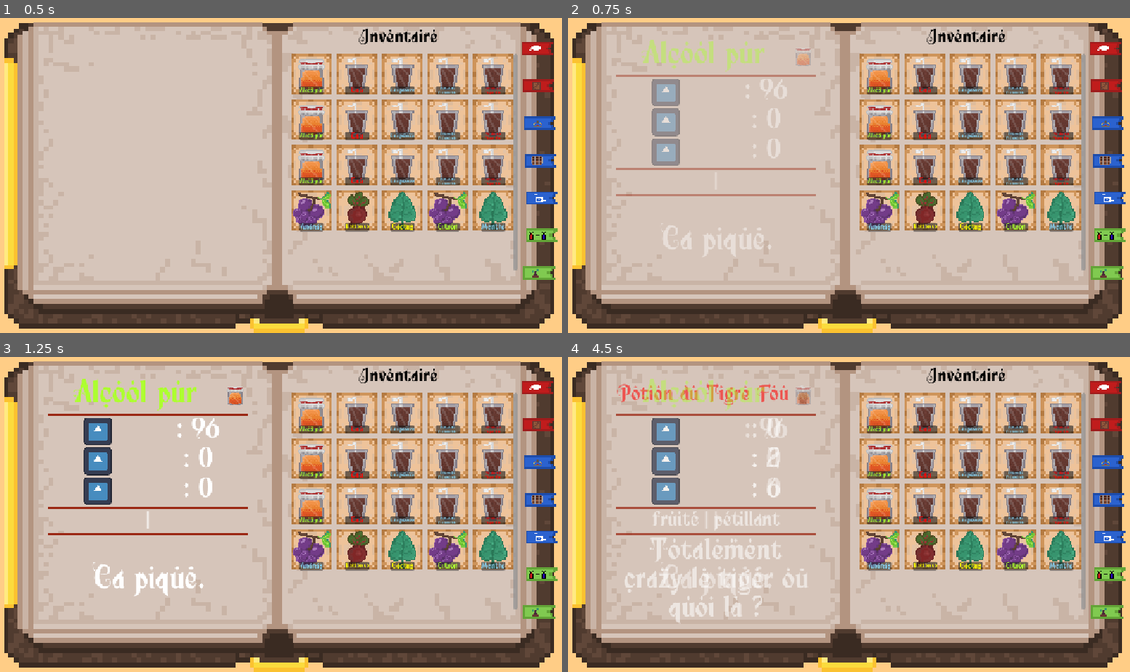
Above: before the commit, frames 1-4 (two rows, left to right).
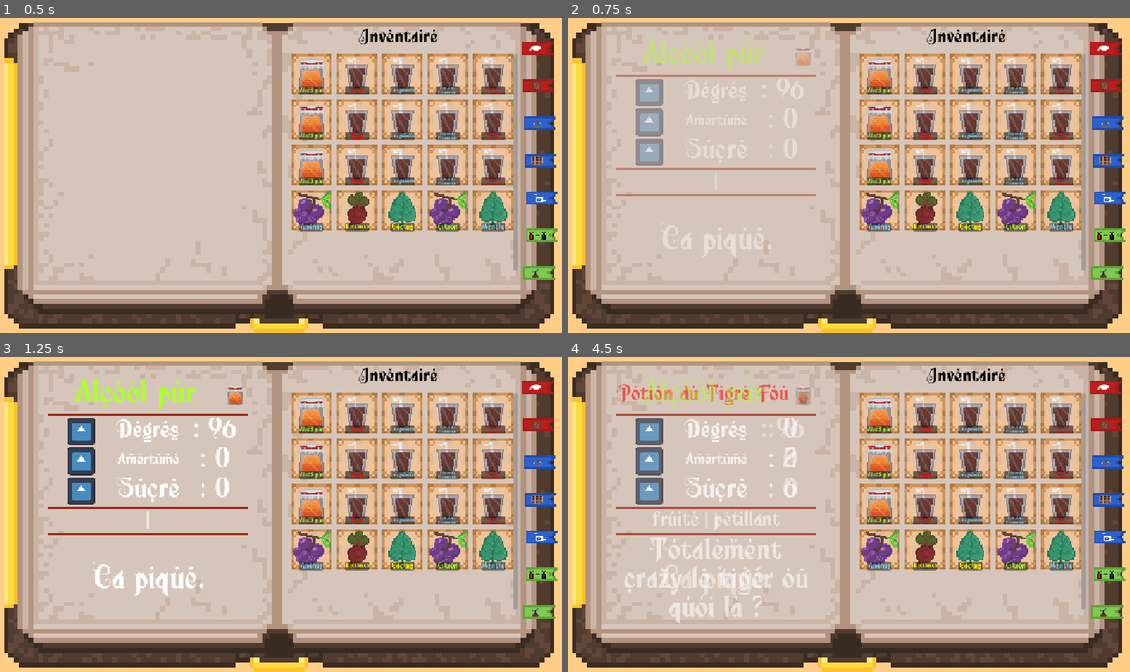
Above: after the commit, the same moments.

Repository: SeldonRubika/Jam-BeerStory
Game: Godot game, scene res://Scenes/MainStuff/main.tscn
The game is run twice, just before and just after one commit, with the same random seed, the same clock (stepped at 60 frames per second) and the same inputs. The engine's default icon, where the game draws it, is replaced by a stand-in: a white triangle on a blue panel in a dark square.
Inputs (mouse positions are in pixels of both pictures, inside the frame that each line leads up to):
- Up to frame 1 (0.5 s): no input
- Up to frame 2 (0.75 s): click (877, 74) at 0.5 s
- Up to frame 3 (1.25 s): no input
- Up to frame 4 (4.5 s): click (927, 413) at 1.25 s; click (972, 413) at 2 s; click (1017, 413) at 2.75 s; click (1062, 413) at 3.5 s; click (877, 457) at 4.25 s

Frame 1 is identical in both runs. In frame 2, 2.8% of the frame differs, in the area x 12-42%, y 19-47%; in frame 3, 3.2%, in the area x 12-43%, y 19-47%; in frame 4, 3.2%.

Commit message:
Updated Inventory focus/hover ui

Diff:
--- a/Scenes/drinks/drink_base.gd
+++ b/Scenes/drinks/drink_base.gd
@@ -4,12 +4,17 @@
 @export var degreesHover: AutoSizeRichTextLabel
 
 @export var degreesFocus: AutoSizeRichTextLabel
+@export var label: AutoSizeLabel
 
 func set_focus_ui():
 	super()
 	if resource.type == Global.IngredientsTypes.Liquid:
+		degreesFocus.get_parent().show()
 		degreesFocus.text =": "+str(resource.degrees)
 		focus_icon.texture = Global.GetDrinkTypeTexture(resource.types)
+	else:
+		degreesFocus.get_parent().hide()
+		label.do_resize_text()
 
 
 func set_hover_ui():
@@ -17,6 +22,10 @@
 	if resource.type == Global.IngredientsTypes.Liquid:
 		degreesHover.text =": "+str(resource.degrees)
 		hover_icon.texture = Global.GetDrinkTypeTexture(resource.types)
+		degreesHover.get_parent().show()
+	else:
+		degreesHover.get_parent().hide()
+
 
 func _on_pressed() -> void:
 	super()
--- a/Scenes/drinks/drink_base.tscn
+++ b/Scenes/drinks/drink_base.tscn
@@ -6,6 +6,7 @@
 [ext_resource type="Resource" uid="uid://bdmceqrdpnw21" path="res://Resources/Drinks/TestBeer.tres" id="2_q4sok"]
 [ext_resource type="Texture2D" uid="uid://cwvxvc8qi5f40" path="res://Assets/Slots/Slot_empty.png" id="3_j778k"]
 [ext_resource type="Texture2D" uid="uid://liaqpr81b5sa" path="res://icon.svg" id="4_v4xni"]
+[ext_resource type="Script" uid="uid://d11kfgsd6jgt" path="res://addons/AutoSizeText/ui/AutoSizeLabel.gd" id="7_3p54d"]
 
 [sub_resource type="StyleBoxFlat" id="StyleBoxFlat_454oq"]
 bg_color = Color(0, 0, 0, 0.5882353)
@@ -14,7 +15,7 @@
 color = Color(0.60784316, 0.16078432, 0.08235294, 1)
 thickness = 4
 
-[node name="DrinkBase" type="Button" unique_id=1564469009 node_paths=PackedStringArray("degreesHover", "degreesFocus", "name_label", "ingredient_icon", "hover", …(201 unchanged characters)…
+[node name="DrinkBase" type="Button" unique_id=1564469009 node_paths=PackedStringArray("degreesHover", "degreesFocus", "label", "name_label", "ingredient_icon", "hover", …(201 unchanged characters)…
 custom_minimum_size = Vector2(80, 80)
 custom_maximum_size = Vector2(128, 128)
 anchors_preset = -1
@@ -32,6 +33,7 @@
 script = ExtResource("1_k53du")
 degreesHover = NodePath("Hover/VBoxContainer/AllStatsHolder/StatContainer/Degrees")
 degreesFocus = NodePath("Focus/stuff/AllStatsHolder/StatContainer/Degrees")
+label = NodePath("Focus/stuff/AllStatsHolder/StatContainer2/Label")
 resource = ExtResource("2_q4sok")
 name_label = NodePath("Panel/NameLabel")
 ingredient_icon = NodePath("IngredientsIcon")
@@ -320,11 +322,11 @@
 layout_mode = 2
 size_flags_horizontal = 3
 size_flags_vertical = 3
-theme_override_font_sizes/normal_font_size = 7
-theme_override_font_sizes/bold_font_size = 7
-theme_override_font_sizes/bold_italics_font_size = 7
-theme_override_font_sizes/italics_font_size = 7
-theme_override_font_sizes/mono_font_size = 7
+theme_override_font_sizes/normal_font_size = 64
+theme_override_font_sizes/bold_font_size = 64
+theme_override_font_sizes/bold_italics_font_size = 64
+theme_override_font_sizes/italics_font_size = 64
+theme_override_font_sizes/mono_font_size = 64
 bbcode_enabled = true
 text = "[color=yellow]Classic Beer"
 scroll_active = false
@@ -362,15 +364,31 @@
 expand_mode = 3
 stretch_mode = 5
 
+[node name="Label" type="Label" parent="Focus/stuff/AllStatsHolder/StatContainer" unique_id=1467074853]
+layout_mode = 2
+size_flags_horizontal = 3
+size_flags_vertical = 3
+theme_override_font_sizes/font_size = 46
+text = "Degrés"
+horizontal_alignment = 1
+vertical_alignment = 1
+autowrap_mode = 3
+clip_text = true
+text_overrun_behavior = 3
+script = ExtResource("7_3p54d")
+min_font_size = 6
+max_font_size = 64
+metadata/_custom_type_script = "uid://d11kfgsd6jgt"
+
 [node name="Degrees" type="RichTextLabel" parent="Focus/stuff/AllStatsHolder/StatContainer" unique_id=734816695]
 layout_mode = 2
 size_flags_horizontal = 3
 size_flags_vertical = 3
-theme_override_font_sizes/normal_font_size = 7
-theme_override_font_sizes/bold_font_size = 7
-theme_override_font_sizes/bold_italics_font_size = 7
-theme_override_font_sizes/italics_font_size = 7
-theme_override_font_sizes/mono_font_size = 7
+theme_override_font_sizes/normal_font_size = 57
+theme_override_font_sizes/bold_font_size = 57
+theme_override_font_sizes/bold_italics_font_size = 57
+theme_override_font_sizes/italics_font_size = 57
+theme_override_font_sizes/mono_font_size = 57
 bbcode_enabled = true
 text = ": 5"
 scroll_active = false
@@ -392,15 +410,30 @@
 expand_mode = 3
 stretch_mode = 5
 
+[node name="Label" type="Label" parent="Focus/stuff/AllStatsHolder/StatContainer2" unique_id=1502436354]
+layout_mode = 2
+size_flags_horizontal = 3
+size_flags_vertical = 3
+theme_override_font_sizes/font_size = 32
+text = "Amertume"
+horizontal_alignment = 1
+vertical_alignment = 1
+clip_text = true
+text_overrun_behavior = 3
+script = ExtResource("7_3p54d")
+min_font_size = 6
+max_font_size = 31
+metadata/_custom_type_script = "uid://d11kfgsd6jgt"
+
 [node name="Bitterness" type="RichTextLabel" parent="Focus/stuff/AllStatsHolder/StatContainer2" unique_id=1604497310]
 layout_mode = 2
 size_flags_horizontal = 3
 size_flags_vertical = 3
-theme_override_font_sizes/normal_font_size = 7
-theme_override_font_sizes/bold_font_size = 7
-theme_override_font_sizes/bold_italics_font_size = 7
-theme_override_font_sizes/italics_font_size = 7
-theme_override_font_sizes/mono_font_size = 7
+theme_override_font_sizes/normal_font_size = 57
+theme_override_font_sizes/bold_font_size = 57
+theme_override_font_sizes/bold_italics_font_size = 57
+theme_override_font_sizes/italics_font_size = 57
+theme_override_font_sizes/mono_font_size = 57
 bbcode_enabled = true
 text = ": 5"
 scroll_active = false
@@ -422,15 +455,31 @@
 expand_mode = 3
 stretch_mode = 5
 
+[node name="Label" type="Label" parent="Focus/stuff/AllStatsHolder/StatContainer3" unique_id=387803818]
+layout_mode = 2
+size_flags_horizontal = 3
+size_flags_vertical = 3
+theme_override_font_sizes/font_size = 55
+text = "Sucre"
+horizontal_alignment = 1
+vertical_alignment = 1
+autowrap_mode = 3
+clip_text = true
+text_overrun_behavior = 3
+script = ExtResource("7_3p54d")
+min_font_size = 6
+max_font_size = 64
+metadata/_custom_type_script = "uid://d11kfgsd6jgt"
+
 [node name="Sweetness" type="RichTextLabel" parent="Focus/stuff/AllStatsHolder/StatContainer3" unique_id=1514405731]
 layout_mode = 2
 size_flags_horizontal = 3
 size_flags_vertical = 3
-theme_override_font_sizes/normal_font_size = 7
-theme_override_font_sizes/bold_font_size = 7
-theme_override_font_sizes/bold_italics_font_size = 7
-theme_override_font_sizes/italics_font_size = 7
-theme_override_font_sizes/mono_font_size = 7
+theme_override_font_sizes/normal_font_size = 57
+theme_override_font_sizes/bold_font_size = 57
+theme_override_font_sizes/bold_italics_font_size = 57
+theme_override_font_sizes/italics_font_size = 57
+theme_override_font_sizes/mono_font_size = 57
 bbcode_enabled = true
 text = ": 5"
 scroll_active = false
@@ -449,11 +498,11 @@
 custom_maximum_size = Vector2(-1, 40)
 layout_mode = 2
 size_flags_vertical = 3
-theme_override_font_sizes/normal_font_size = 7
-theme_override_font_sizes/bold_font_size = 7
-theme_override_font_sizes/bold_italics_font_size = 7
-theme_override_font_sizes/italics_font_size = 7
-theme_override_font_sizes/mono_font_size = 7
+theme_override_font_sizes/normal_font_size = 41
+theme_override_font_sizes/bold_font_size = 41
+theme_override_font_sizes/bold_italics_font_size = 41
+theme_override_font_sizes/italics_font_size = 41
+theme_override_font_sizes/mono_font_size = 41
 bbcode_enabled = true
 text = "|"
 scroll_active = false
@@ -471,11 +520,11 @@
 [node name="Description" type="RichTextLabel" parent="Focus/stuff" unique_id=1568982462]
 layout_mode = 2
 size_flags_vertical = 3
-theme_override_font_sizes/normal_font_size = 9
-theme_override_font_sizes/bold_font_size = 9
-theme_override_font_sizes/bold_italics_font_size = 9
-theme_override_font_sizes/italics_font_size = 9
-theme_override_font_sizes/mono_font_size = 9
+theme_override_font_sizes/normal_font_size = 64
+theme_override_font_sizes/bold_font_size = 64
+theme_override_font_sizes/bold_italics_font_size = 64
+theme_override_font_sizes/italics_font_size = 64
+theme_override_font_sizes/mono_font_size = 64
 text = "Shitty ahh description"
 scroll_active = false
 horizontal_alignment = 1
--- a/Scenes/ingredients/ingredient_base.tscn
+++ b/Scenes/ingredients/ingredient_base.tscn
@@ -285,11 +285,11 @@
 layout_mode = 2
 size_flags_horizontal = 3
 size_flags_vertical = 3
-theme_override_font_sizes/normal_font_size = 7
-theme_override_font_sizes/bold_font_size = 7
-theme_override_font_sizes/bold_italics_font_size = 7
-theme_override_font_sizes/italics_font_size = 7
-theme_override_font_sizes/mono_font_size = 7
+theme_override_font_sizes/normal_font_size = 64
+theme_override_font_sizes/bold_font_size = 64
+theme_override_font_sizes/bold_italics_font_size = 64
+theme_override_font_sizes/italics_font_size = 64
+theme_override_font_sizes/mono_font_size = 64
 bbcode_enabled = true
 text = "[color=yellow]Classic Beer"
 scroll_active = false
@@ -331,11 +331,11 @@
 layout_mode = 2
 size_flags_horizontal = 3
 size_flags_vertical = 3
-theme_override_font_sizes/normal_font_size = 7
-theme_override_font_sizes/bold_font_size = 7
-theme_override_font_sizes/bold_italics_font_size = 7
-theme_override_font_sizes/italics_font_size = 7
-theme_override_font_sizes/mono_font_size = 7
+theme_override_font_sizes/normal_font_size = 64
+theme_override_font_sizes/bold_font_size = 64
+theme_override_font_sizes/bold_italics_font_size = 64
+theme_override_font_sizes/italics_font_size = 64
+theme_override_font_sizes/mono_font_size = 64
 bbcode_enabled = true
 text = ": 5"
 scroll_active = false
@@ -361,11 +361,11 @@
 layout_mode = 2
 size_flags_horizontal = 3
 size_flags_vertical = 3
-theme_override_font_sizes/normal_font_size = 7
-theme_override_font_sizes/bold_font_size = 7
-theme_override_font_sizes/bold_italics_font_size = 7
-theme_override_font_sizes/italics_font_size = 7
-theme_override_font_sizes/mono_font_size = 7
+theme_override_font_sizes/normal_font_size = 64
+theme_override_font_sizes/bold_font_size = 64
+theme_override_font_sizes/bold_italics_font_size = 64
+theme_override_font_sizes/italics_font_size = 64
+theme_override_font_sizes/mono_font_size = 64
 bbcode_enabled = true
 text = ": 5"
 scroll_active = false
@@ -384,11 +384,11 @@
 custom_maximum_size = Vector2(-1, 40)
 layout_mode = 2
 size_flags_vertical = 3
-theme_override_font_sizes/normal_font_size = 7
-theme_override_font_sizes/bold_font_size = 7
-theme_override_font_sizes/bold_italics_font_size = 7
-theme_override_font_sizes/italics_font_size = 7
-theme_override_font_sizes/mono_font_size = 7
+theme_override_font_sizes/normal_font_size = 41
+theme_override_font_sizes/bold_font_size = 41
+theme_override_font_sizes/bold_italics_font_size = 41
+theme_override_font_sizes/italics_font_size = 41
+theme_override_font_sizes/mono_font_size = 41
 bbcode_enabled = true
 text = "|"
 scroll_active = false
@@ -406,11 +406,11 @@
 [node name="Description" type="RichTextLabel" parent="Focus/stuff" unique_id=1568982462]
 layout_mode = 2
 size_flags_vertical = 3
-theme_override_font_sizes/normal_font_size = 9
-theme_override_font_sizes/bold_font_size = 9
-theme_override_font_sizes/bold_italics_font_size = 9
-theme_override_font_sizes/italics_font_size = 9
-theme_override_font_sizes/mono_font_size = 9
+theme_override_font_sizes/normal_font_size = 64
+theme_override_font_sizes/bold_font_size = 64
+theme_override_font_sizes/bold_italics_font_size = 64
+theme_override_font_sizes/italics_font_size = 64
+theme_override_font_sizes/mono_font_size = 64
 text = "Shitty ahh description"
 scroll_active = false
 horizontal_alignment = 1
